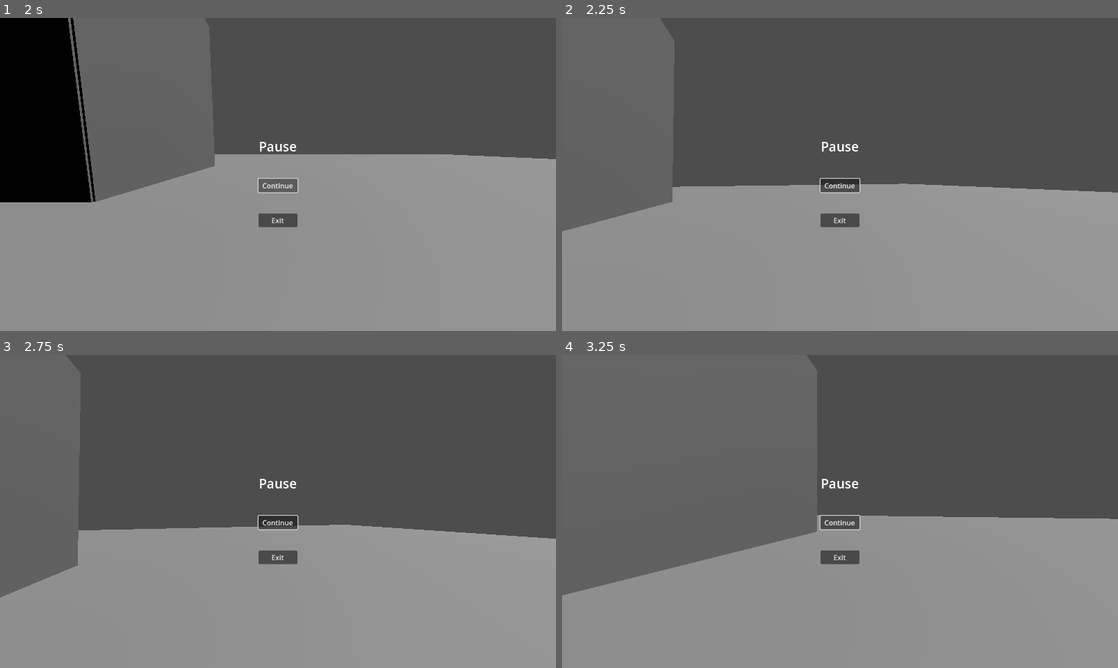
Above: before the commit, frames 1-4 (two rows, left to right).
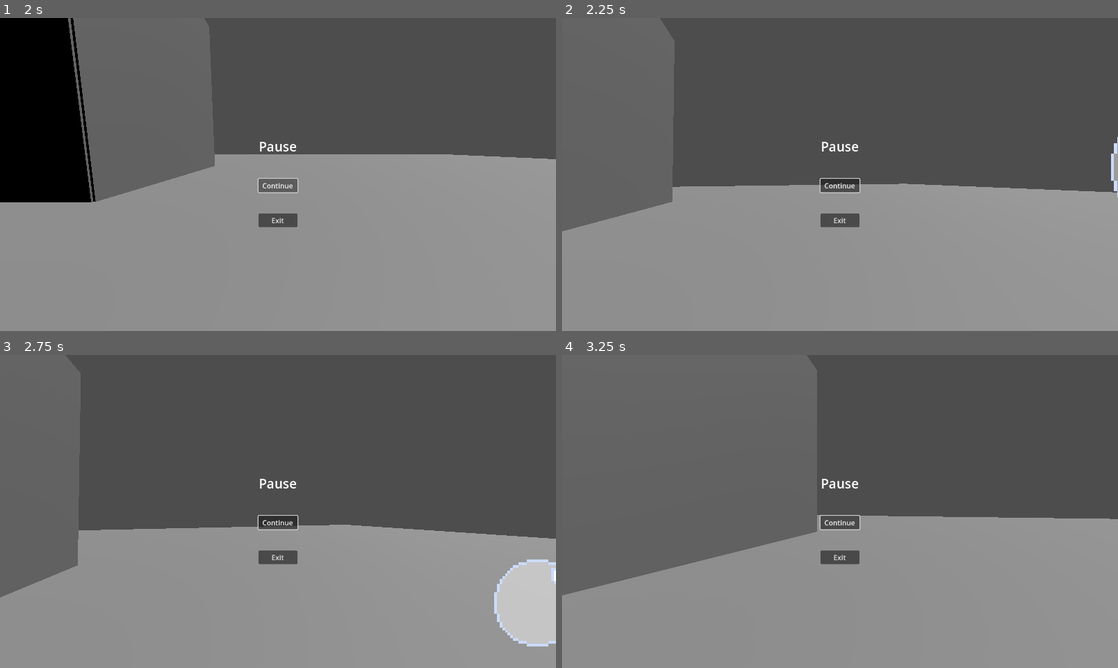
Above: after the commit, the same moments.

Repository: electrp/ggj25
Game: Godot game, scene res://roomTest.tscn
Same seed, same stepped clock (60 frames per second), same inputs: the game is played once before the commit and once after it.
Inputs (mouse positions are in pixels of both pictures, inside the frame that each line leads up to):
- Up to frame 1 (2 s): click "Continue" at 0.5 s; click "Continue" at 1.25 s
- Up to frame 2 (2.25 s): tap Enter at 2 s; move the mouse to (867, 174) at 2.02 s; hold Up (ui_up) from 2.03 s (still down); click (867, 174) at 2.17 s
- Up to frame 3 (2.75 s): keep holding Up (ui_up); tap Space (ui_accept) at 2.27 s
- Up to frame 4 (3.25 s): keep holding Up (ui_up); move the mouse to (812, 511) at 2.77 s; tap Space (ui_accept) at 3.02 s

Frame 1 is identical in both runs. In frame 2, 0.2% of the frame differs, in the area x 98-100%, y 38-58%; in frame 3, 2.6%, in the area x 88-100%, y 65-94%; in frame 4, nothing differs.

Commit message:
Bubbles pop from players and do things

Diff:
--- a/ggj25/Player.tscn
+++ b/ggj25/Player.tscn
@@ -30,7 +30,9 @@
 [node name="Camera3D" type="Camera3D" parent="CharacterBody3D/Head"]
 
 [node name="Fan" parent="CharacterBody3D" instance=ExtResource("3_t7ex3")]
-transform = Transform3D(-1, 0, -8.74228e-08, 0, 1, 0, 8.74228e-08, 0, -1, 0, 0, -0.5)
+transform = Transform3D(-5, 0, -3.01992e-06, 0, 5, 0, 7.54979e-07, 0, -20, 0, 0, -0.5)
+falloff = true
+power = 0.25
 
 [node name="Pause" type="CanvasLayer" parent="."]
 
--- a/ggj25/bubble.tscn
+++ b/ggj25/bubble.tscn
@@ -16,10 +16,8 @@
 func _process(delta: float) -> void:
 	pass
 
-
-func _on_rigid_body_3d_body_entered(body: Node) -> void:
-	if body.is_in_group(\"popping\"):
-		self.queue_free();
+func _on_body_entered(body: Node) -> void:
+	self.queue_free();
 	pass # Replace with function body.
 "
 
@@ -30,6 +28,8 @@
 disable_mode = 2
 collision_layer = 2
 gravity_scale = 0.0
+contact_monitor = true
+max_contacts_reported = 5
 linear_damp = 0.952
 script = SubResource("GDScript_75yce")
 
@@ -41,3 +41,5 @@
 billboard = 1
 texture_filter = 0
 texture = ExtResource("1_3g3et")
+
+[connection signal="body_entered" from="." to="." method="_on_body_entered"]
--- a/ggj25/roomTest.tscn
+++ b/ggj25/roomTest.tscn
@@ -1,12 +1,13 @@
-[gd_scene load_steps=3 format=3 uid="uid://bjxu7ymt3wlsv"]
+[gd_scene load_steps=4 format=3 uid="uid://bjxu7ymt3wlsv"]
 
 [ext_resource type="PackedScene" uid="uid://b5logkqgxqaun" path="res://Player.tscn" id="1_p1pp2"]
+[ext_resource type="PackedScene" uid="uid://j4sd65yaxc0i" path="res://BubbleSpawner.tscn" id="2_dgg45"]
 
 [sub_resource type="BoxMesh" id="BoxMesh_kqw4f"]
 
 [node name="Node3D" type="Node3D"]
 
-[node name="Floor" type="CSGBox3D" parent="."]
+[node name="Floor" type="CSGBox3D" parent="." groups=["poppable"]]
 transform = Transform3D(100, 0, 0, 0, 1, 0, 0, 0, 100, 0, 0, 0)
 use_collision = true
 
@@ -14,24 +15,27 @@
 mesh = SubResource("BoxMesh_kqw4f")
 skeleton = NodePath("")
 
-[node name="WallLeft" type="CSGBox3D" parent="."]
+[node name="WallLeft" type="CSGBox3D" parent="." groups=["poppable"]]
 transform = Transform3D(10, 0, 0, 0, 9.49386, 0, 0, 0, 0.266045, -0.0106361, 5.60184, -5.15279)
 use_collision = true
 
-[node name="WallRight" type="CSGBox3D" parent="."]
+[node name="WallRight" type="CSGBox3D" parent="." groups=["poppable"]]
 transform = Transform3D(-27.8161, 0, -2.32584e-08, 0, 9.49386, 0, 2.43176e-06, 0, -0.266045, 8.95832, 5.63414, 5.08551)
 use_collision = true
 
-[node name="WallBack" type="CSGBox3D" parent="."]
+[node name="WallBack" type="CSGBox3D" parent="." groups=["poppable"]]
 transform = Transform3D(-4.37114e-07, 0, -0.266045, 0, 9.49386, 0, 10, 0, -1.16292e-08, -5.14368, 5.65043, -0.00750303)
 use_collision = true
 
 [node name="DirectionalLight3D" type="DirectionalLight3D" parent="."]
 transform = Transform3D(-0.0130407, -0.914685, 0.403957, -0.0295129, 0.404168, 0.914209, -0.999479, 1.30453e-08, -0.0322656, 13.3562, 19.5897, 0)
 
-[node name="WallLeft2" type="CSGBox3D" parent="."]
+[node name="WallLeft2" type="CSGBox3D" parent="." groups=["poppable"]]
 transform = Transform3D(-4.37114e-07, 0, 0.266045, 0, 9.49386, 0, -10, 0, -1.16292e-08, 4.91649, 5.60184, -10.0815)
 use_collision = true
 
 [node name="Player" parent="." instance=ExtResource("1_p1pp2")]
 transform = Transform3D(1, 0, 0, 0, 1, 0, 0, 0, 1, 9.73375, 4.21921, 0.0133736)
+
+[node name="BubbleSpawner" parent="." instance=ExtResource("2_dgg45")]
+transform = Transform3D(1, 0, 0, 0, -4.37114e-08, 1, 0, -1, -4.37114e-08, 13.1411, 2.3459, 4.95249)
